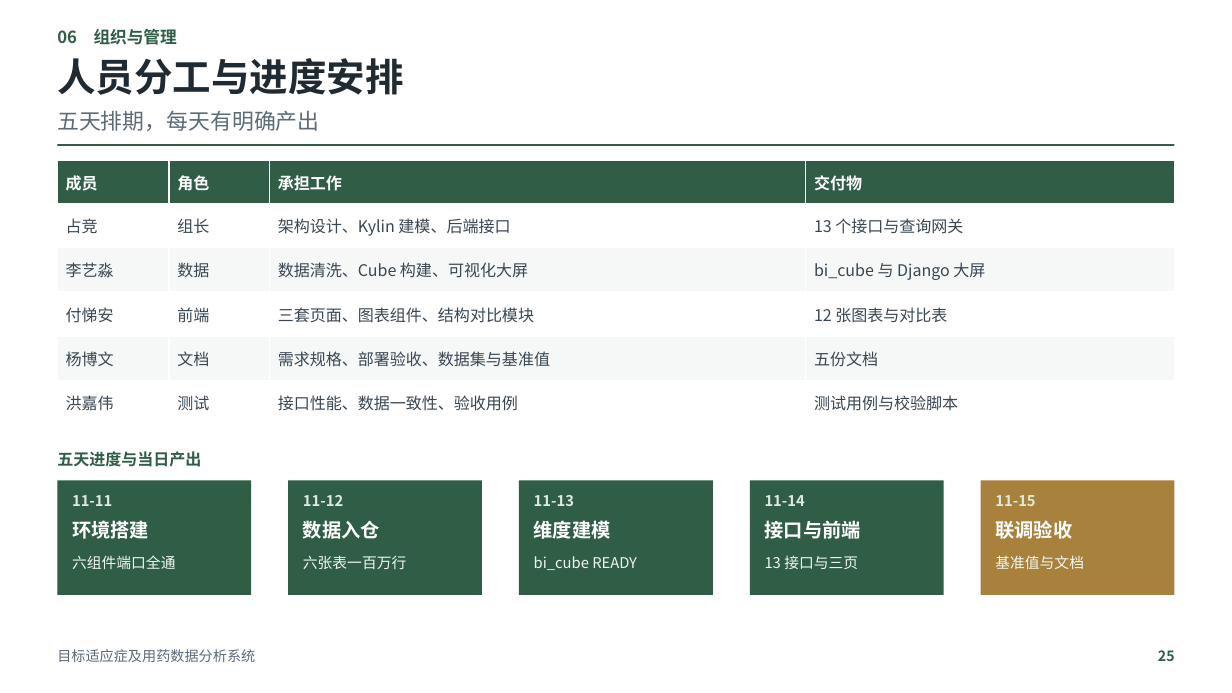
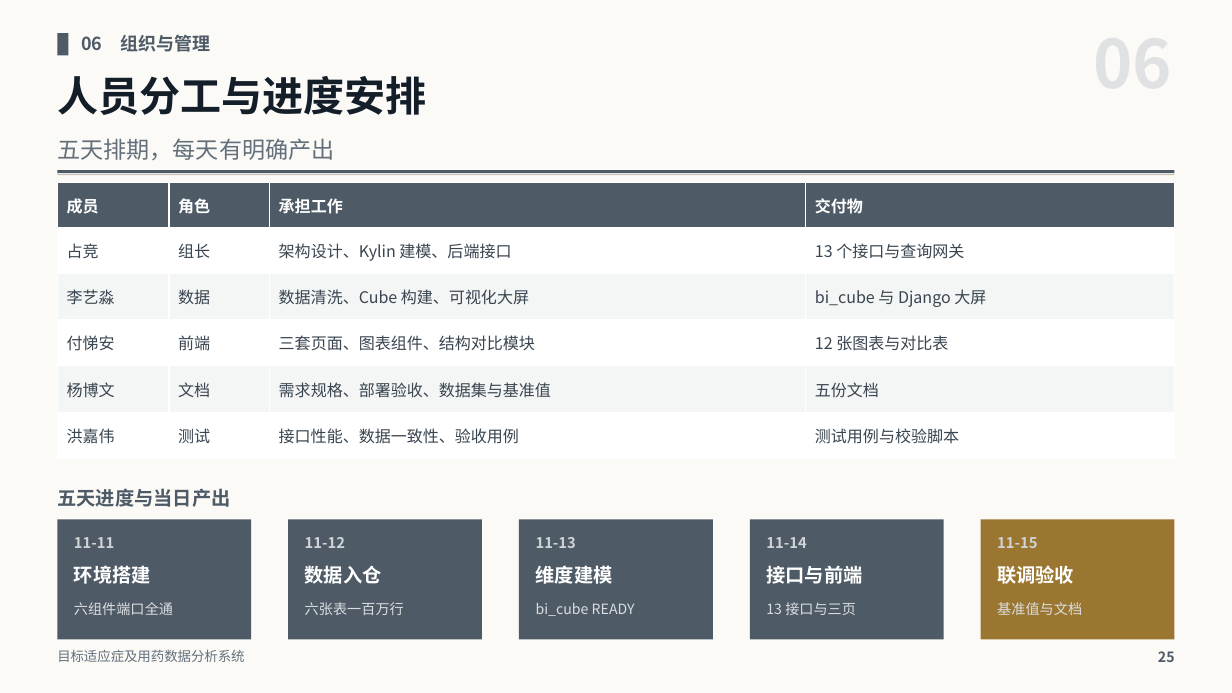
Before and after one commit to Jing-Zhan/medicine-analysis, a slide deck: slide 25 of docs/ppt/目标适应症及用药数据分析系统_汇报PPT.pptx. Drawn at 1232x693 pixels with LibreOffice and Linux fonts; fonts in the diff are those of the drawing. Boxes give left, top, right and bottom in pixels: in the first picture for what was removed or moved away, otherwise in the second. Text is boxed around its words. In the diff, an @@ line names an element or a change of style, - is before the commit and + after.

```diff
--- a/docs/ppt/目标适应症及用药数据分析系统_汇报PPT.pptx
+++ b/docs/ppt/目标适应症及用药数据分析系统_汇报PPT.pptx
@@ rectangle added at bbox=[0, 0, 1232, 693], fill #FBFAF7 @@
@@ text "06 组织与管理": place and size @@
-text "06 组织与管理" at bbox=[57, 29, 177, 45]
+text "06 组织与管理" at bbox=[81, 34, 211, 52]
@@ text "06 组织与管理" at bbox=[81, 34, 211, 52]: size 13 to 14 pt, text colour #2F5D46 to #4E5A66; line spacing 1.14 to 1.16 @@
@@ rectangle added at bbox=[57, 33, 68, 55], fill #4E5A66 @@
@@ text "人员分工与进度安排": place and size @@
-text "人员分工与进度安排" at bbox=[57, 58, 403, 95]
+text "人员分工与进度安排" at bbox=[57, 76, 427, 115]
@@ text "人员分工与进度安排" at bbox=[57, 76, 427, 115]: size 30 to 32 pt, text colour #1F2A33 to #141E28; line spacing 1.14 to 1.16 @@
@@ text "五天排期，每天有明确产出": place and size @@
-text "五天排期，每天有明确产出" at bbox=[57, 110, 319, 131]
+text "五天排期，每天有明确产出" at bbox=[57, 138, 334, 160]
@@ text "五天排期，每天有明确产出" at bbox=[57, 138, 334, 160]: size 17 to 18 pt, text colour #5B6B78 to #63707B; line spacing 1.14 to 1.16 @@
@@ rectangle: place and size @@
-rectangle at bbox=[57, 144, 1175, 146]
+rectangle at bbox=[57, 170, 1175, 174]
@@ rectangle added at bbox=[57, 175, 1175, 176], fill #C9C2B2 @@
@@ table at bbox=[57, 183, 1175, 458] @@
@@ fill #2F5D46 to #4E5A66 in row 1 @@
@@ fill #F5F8F6 to #F4F5F5 in 8 cells @@
@@ text colour #3A4753 to #394550 @@
@@ table: place and size @@
-table at bbox=[57, 161, 1175, 425]
+table at bbox=[57, 183, 1175, 458]
@@ text "五天进度与当日产出": place and size @@
-text "五天进度与当日产出" at bbox=[57, 451, 201, 467]
+text "五天进度与当日产出" at bbox=[57, 488, 230, 507]
@@ text "五天进度与当日产出" at bbox=[57, 488, 230, 507]: size 12.5 to 15 pt, text colour #2F5D46 to #4E5A66; line spacing 1.14 to 1.16 @@
@@ rectangle: place and size @@
-rectangle at bbox=[57, 481, 251, 595]
+rectangle at bbox=[57, 519, 251, 640]
@@ rectangle: place and size @@
-rectangle at bbox=[288, 481, 482, 595]
+rectangle at bbox=[288, 519, 482, 640]
@@ 5 texts: place and size @@
-5 texts at bbox=[72, 495, 1035, 506]
+5 texts at bbox=[74, 537, 1037, 548]
@@ text colour #DDEAE1 to #D0D4D7; line spacing 1.14 to 1.16 in 5 elements at bbox=[766, 537, 806, 548], bbox=[997, 537, 1037, 548], bbox=[74, 537, 114, 548], bbox=[536, 537, 576, 548], bbox=[305, 537, 345, 548] @@
@@ rectangle: place and size @@
-rectangle at bbox=[519, 481, 714, 595]
+rectangle at bbox=[519, 519, 714, 640]
@@ fill #2F5D46 to #4E5A66 in 5 elements at bbox=[57, 170, 1175, 174], bbox=[57, 519, 251, 640], bbox=[288, 519, 482, 640], bbox=[519, 519, 714, 640], bbox=[750, 519, 944, 640] @@
@@ rectangle: place and size @@
-rectangle at bbox=[750, 481, 944, 595]
+rectangle at bbox=[750, 519, 944, 640]
@@ rectangle: place and size @@
-rectangle at bbox=[981, 481, 1175, 595]
+rectangle at bbox=[981, 519, 1175, 640]
@@ rectangle at bbox=[981, 519, 1175, 640]: fill #A8813C to #9A7630 @@
@@ line spacing 1.14 to 1.16 in 5 elements at bbox=[74, 565, 151, 584], bbox=[305, 565, 382, 584], bbox=[536, 566, 613, 584], bbox=[766, 565, 862, 584], bbox=[997, 565, 1074, 584] @@
@@ 10 texts: place and size @@
-10 texts at bbox=[72, 520, 1084, 570]
+10 texts at bbox=[74, 565, 1082, 616]
@@ size 11.5 to 11 pt, text colour #F0F6F2 to #DBDEE0 in 5 elements at bbox=[766, 602, 856, 615], bbox=[997, 602, 1082, 615], bbox=[74, 602, 173, 615], bbox=[305, 602, 404, 615], bbox=[536, 603, 635, 616] @@
@@ text "目标适应症及用药数据分析系统" at bbox=[57, 649, 244, 662]: size 11 to 10.5 pt, text colour #5B6B78 to #63707B; line spacing 1.14 to 1.16 @@
@@ text "25" at bbox=[1158, 651, 1175, 662]: text colour #2F5D46 to #4E5A66; line spacing 1.14 to 1.16 @@
```
Also in this commit, not shown: 25 other slides changed, 5 other files.
